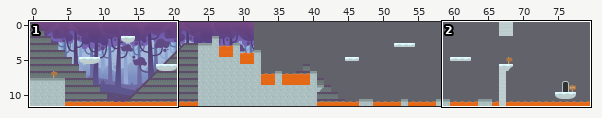
Tiled map -- platformer/Game/maps/map2.tmx. The picture above shows the old version from afar; the outline marks the close-up.
Close-up. First the earlier version:
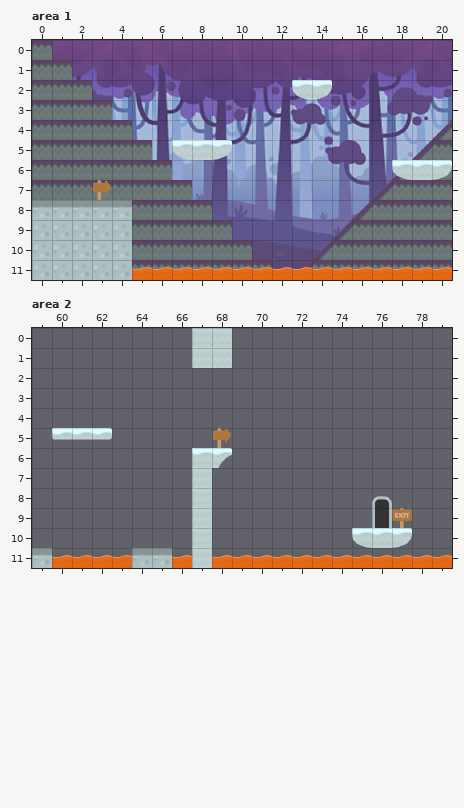
Cells are 35x35 px. Shown: area 1 x 0..20, y 0..11; area 2 x 59..79, y 0..11. The commit also changed other parts of the map, which this record leaves out.
And afterwards:
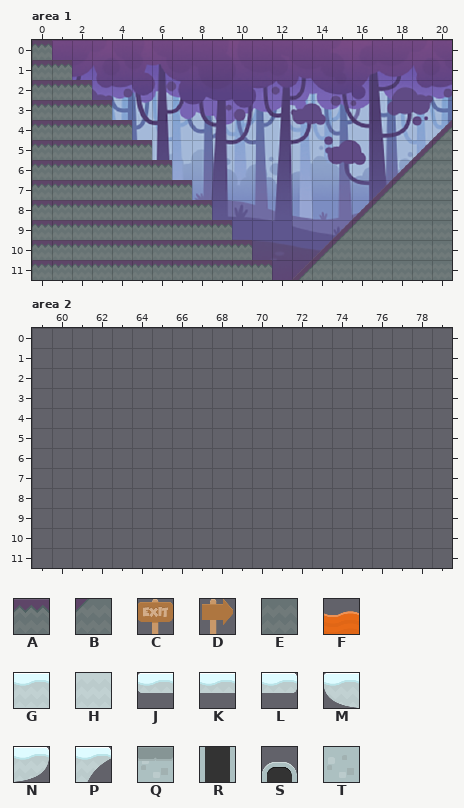
Key: from "tileset": A 1, B 4, C 7, D 8, E 15, F 23, G 50, H 64, J 66, K 67, L 68, M 80, N 81, P 83, Q 127, R 135, S 136, T 141.
_ is an empty cell.
What changed:
Layer "parallax", area 1:
The edit adds tile B in row 6 at x 19.
Tile A gives way to tile B in row 5 at x 20; in row 7 at x 18; in row 8 at x 17; in row 9 at x 16; in row 10 at x 15; in row 11 at x 14.
Tile A gives way to tile E in row 6 at x 20; in row 7 at x 19 to 20; in row 8 at x 18 to 20; in row 9 at x 17 to 20; in row 10 at x 16 to 20; in row 11 at x 15 to 20.
Layer "Tile Layer 1" (now hidden), area 1:
Tile D is gone in row 7 at x 3.
Tile F is gone in row 11 at x 5 to 20.
Tile G is gone in row 5 at x 8; in row 6 at x 19.
Tile M is gone in row 2 at x 13; in row 5 at x 7; in row 6 at x 18.
Tile N is gone in row 2 at x 14; in row 5 at x 9; in row 6 at x 20.
Tile Q is gone in row 8 at x 0 to 4.
Tile T is gone in rows 9 to 11 at x 0 to 4.
Layer "Tile Layer 1" (now hidden), area 2:
Tile C is gone in row 9 at x 77.
Tile D is gone in row 5 at x 68.
Tile F is gone in row 11 at x 60 to 63, 66 and 68 to 79.
Tile G is gone in row 6 at x 67; in row 10 at x 76.
Tile H is gone in rows 0 to 1 at x 67 to 68; in rows 7 to 11 at x 67.
Tile J is gone in row 5 at x 60.
Tile K is gone in row 5 at x 61.
Tile L is gone in row 5 at x 62.
Tile M is gone in row 10 at x 75.
Tile N is gone in row 10 at x 77.
Tile P is gone in row 6 at x 68.
Tile Q is gone in row 11 at x 59 and 64 to 65.
Tile R is gone in row 9 at x 76.
Tile S is gone in row 8 at x 76.
